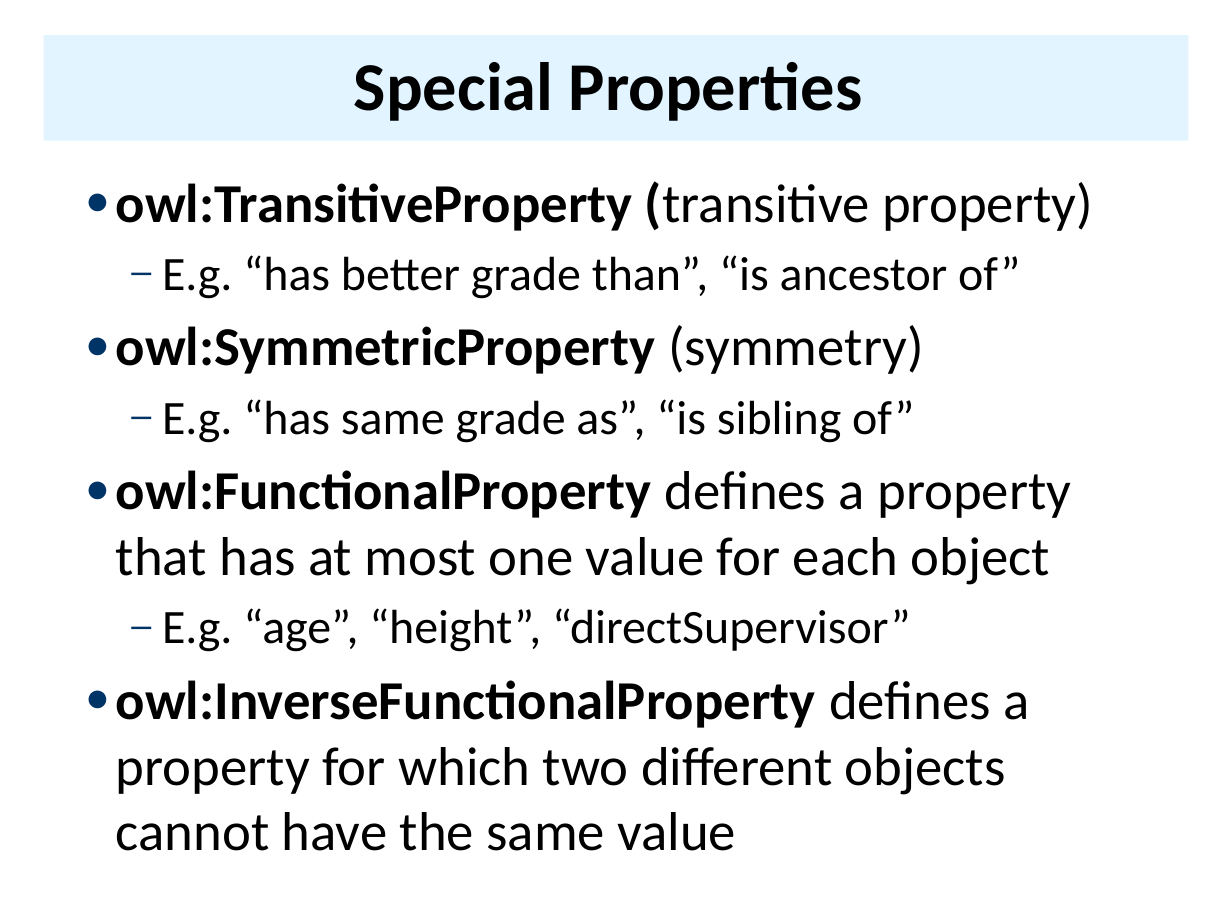
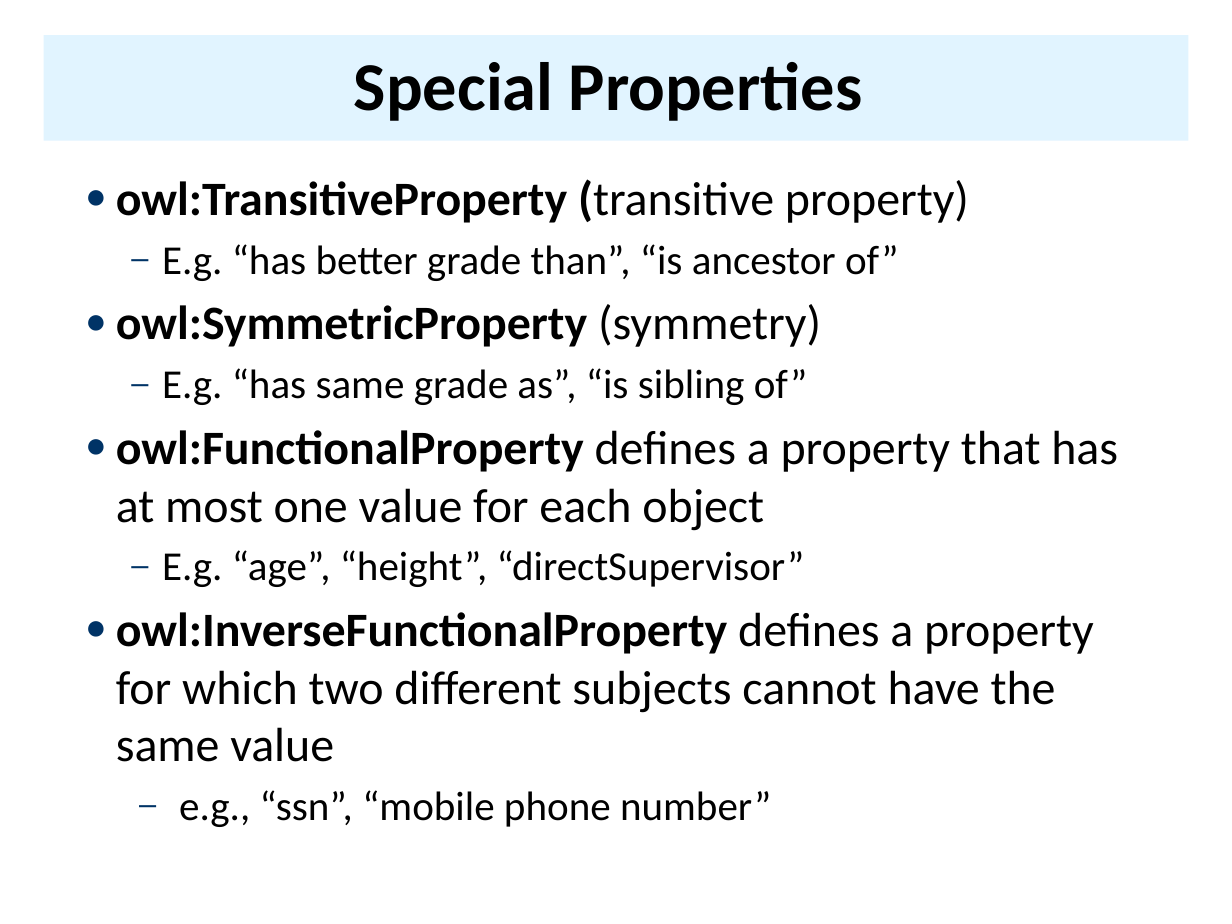
Before and after one commit to UMBC-CMSC-491-691-F19-Knowledge-Graphs/class_material, a slide deck: slide 56 of notes/07_owl/07OWL.pptx. Drawn at 1232x924 pixels with LibreOffice and Linux fonts; fonts in the diff are those of the drawing. Boxes give left, top, right and bottom in pixels: in the first picture for what was removed or moved away, otherwise in the second. Text is boxed around its words. In the diff, an @@ line names an element or a change of style, - is before the commit and + after.

```diff
--- a/notes/07_owl/07OWL.pptx
+++ b/notes/07_owl/07OWL.pptx
@@ text at (116,179,1118,587): size 32 to 28 pt in "owl:TransitiveProperty (transitive property)", "owl:SymmetricProperty (symmetry)", "owl:FunctionalProperty defines a property that has at ..."; size 28 to 24 pt in "E.g. “has better grade than”, “is ancestor ...", "E.g. “has same grade as”, “is sibling ...", "E.g. “age”, “height”, “directSupervisor”" @@
@@ text at (116,612,1093,827): text changed; size 32 to 28 pt @@
-● owl:InverseFunctionalProperty defines a property for which two different objects cannot have the same value
+● owl:InverseFunctionalProperty defines a property for which two different subjects cannot have the same value
+  – e.g., “ssn”, “mobile phone number”
```
Also in this commit, not shown: 12 other slides changed, 1 slide removed, 2 other files.
